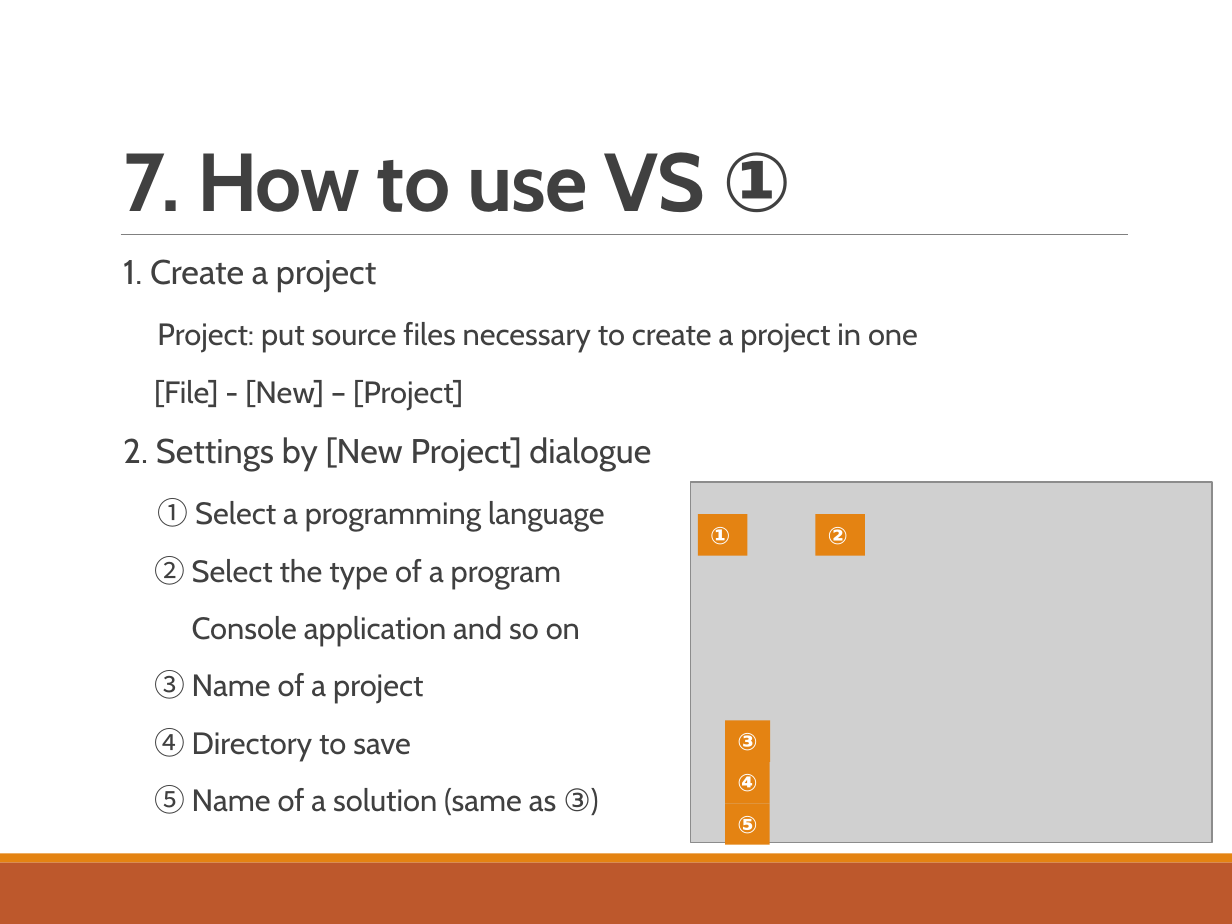
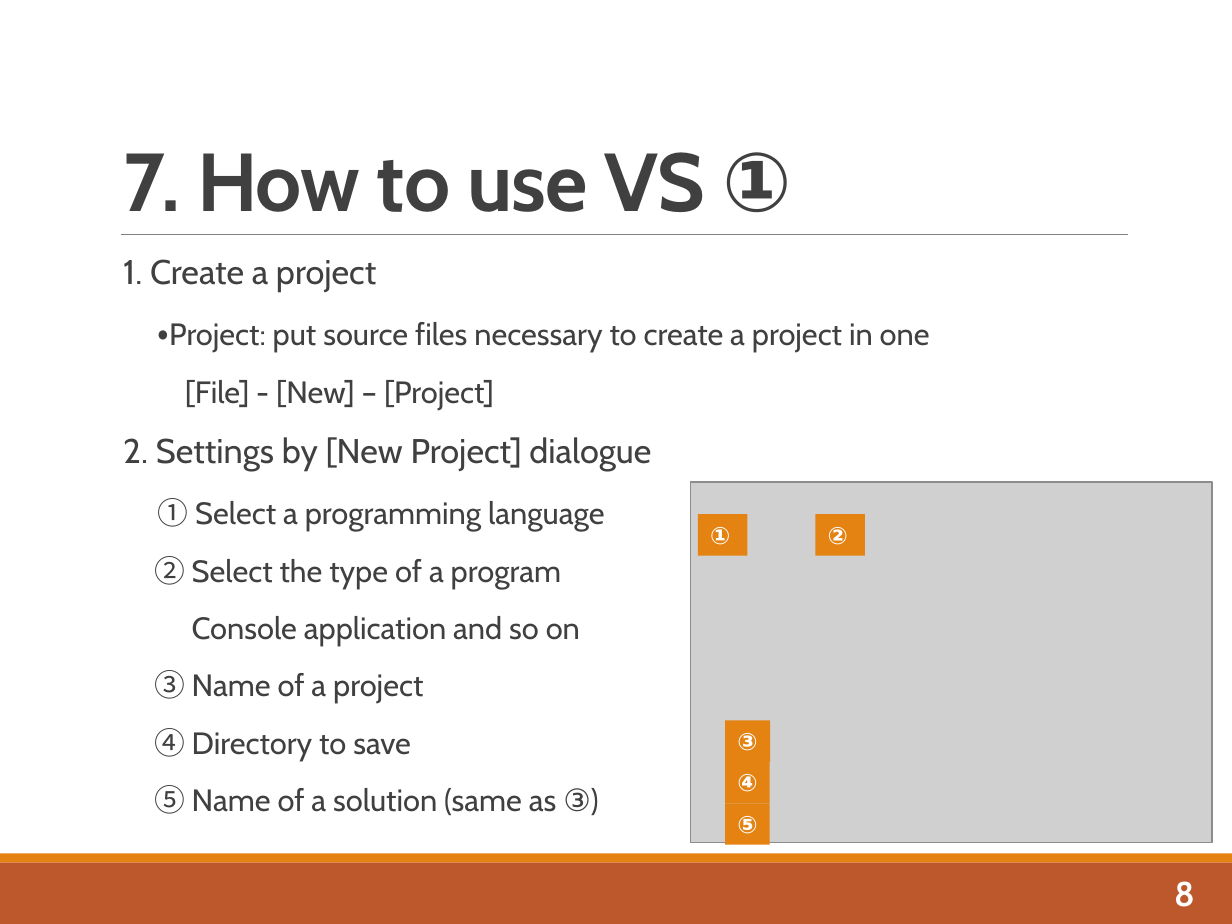
Before and after one commit to whcitizen/citizen-_task, a slide deck: slide 10 of 02_working/07_IDE/02_スライド/IDE&VS_20180508.pptx. Drawn at 1232x924 pixels with LibreOffice and Linux fonts; fonts in the diff are those of the drawing; grey boxes stand for pictures. Boxes give left, top, right and bottom in pixels: in the first picture for what was removed or moved away, otherwise in the second. Text is boxed around its words. In the diff, an @@ line names an element or a change of style, - is before the commit and + after.

```diff
--- a/02_working/07_IDE/02_スライド/IDE&VS_20180508.pptx
+++ b/02_working/07_IDE/02_スライド/IDE&VS_20180508.pptx
@@ text at (157, 322, 930, 352): text changed @@
-  Project: put source files necessary to create a project in one
+  ・Project: put source files necessary to create a project in one
@@ text added at (1174, 881, 1195, 907), 20 pt, text #FFFFFF, bold @@
+8
```
Also in this commit, not shown: 10 other slides changed, 1 slide added, 1 slide removed.
